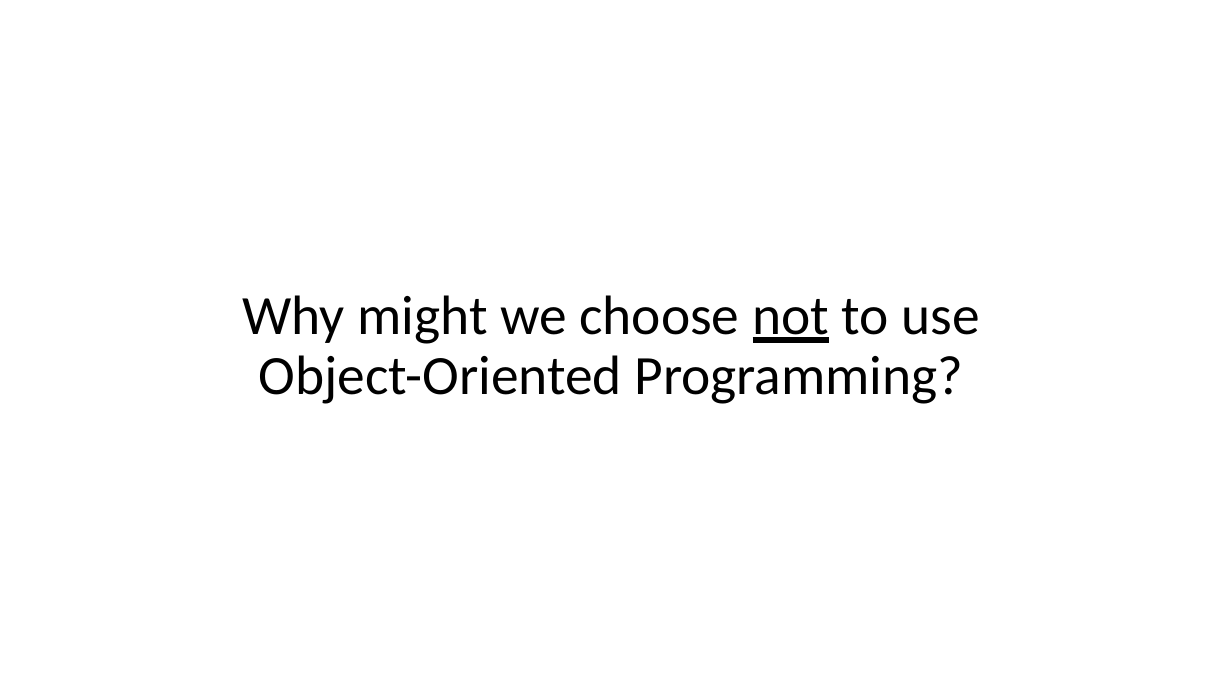
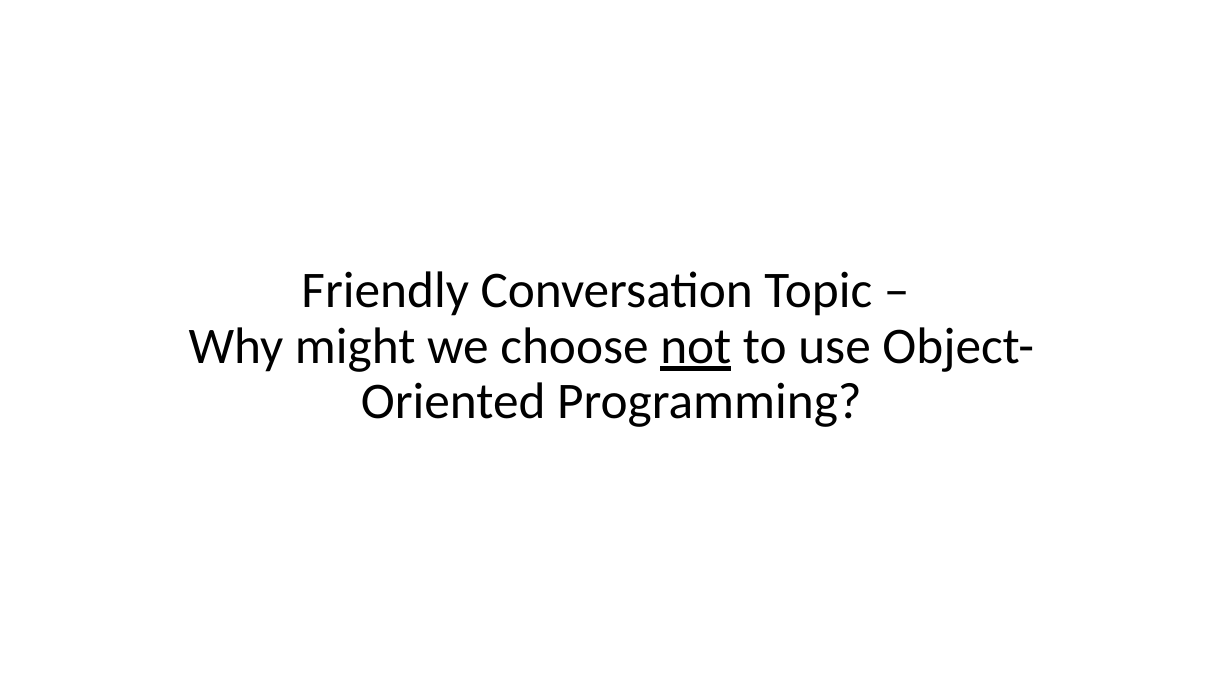
Before and after one commit to jamesbaptiste1/cpsc-24500-2019-01-spring-lt1, a slide deck: slide 3 of lecture-presentations/2019-01-30.pptx. Drawn at 1232x693 pixels with LibreOffice and Linux fonts; fonts in the diff are those of the drawing. Boxes give left, top, right and bottom in pixels: in the first picture for what was removed or moved away, otherwise in the second. Text is boxed around its words. In the diff, an @@ line names an element or a change of style, - is before the commit and + after.

```diff
--- a/lecture-presentations/2019-01-30.pptx
+++ b/lecture-presentations/2019-01-30.pptx
@@ title at (189, 271, 1034, 427): text changed; size 43.2 to 40 pt @@
-Why might we choose not to use Object-Oriented Programming?
+Friendly Conversation Topic –
+Why might we choose not to use Object-Oriented Programming?
```
Also in this commit, not shown: 2 other slides changed, 2 slides added, 3 slides removed, 2 other files.
